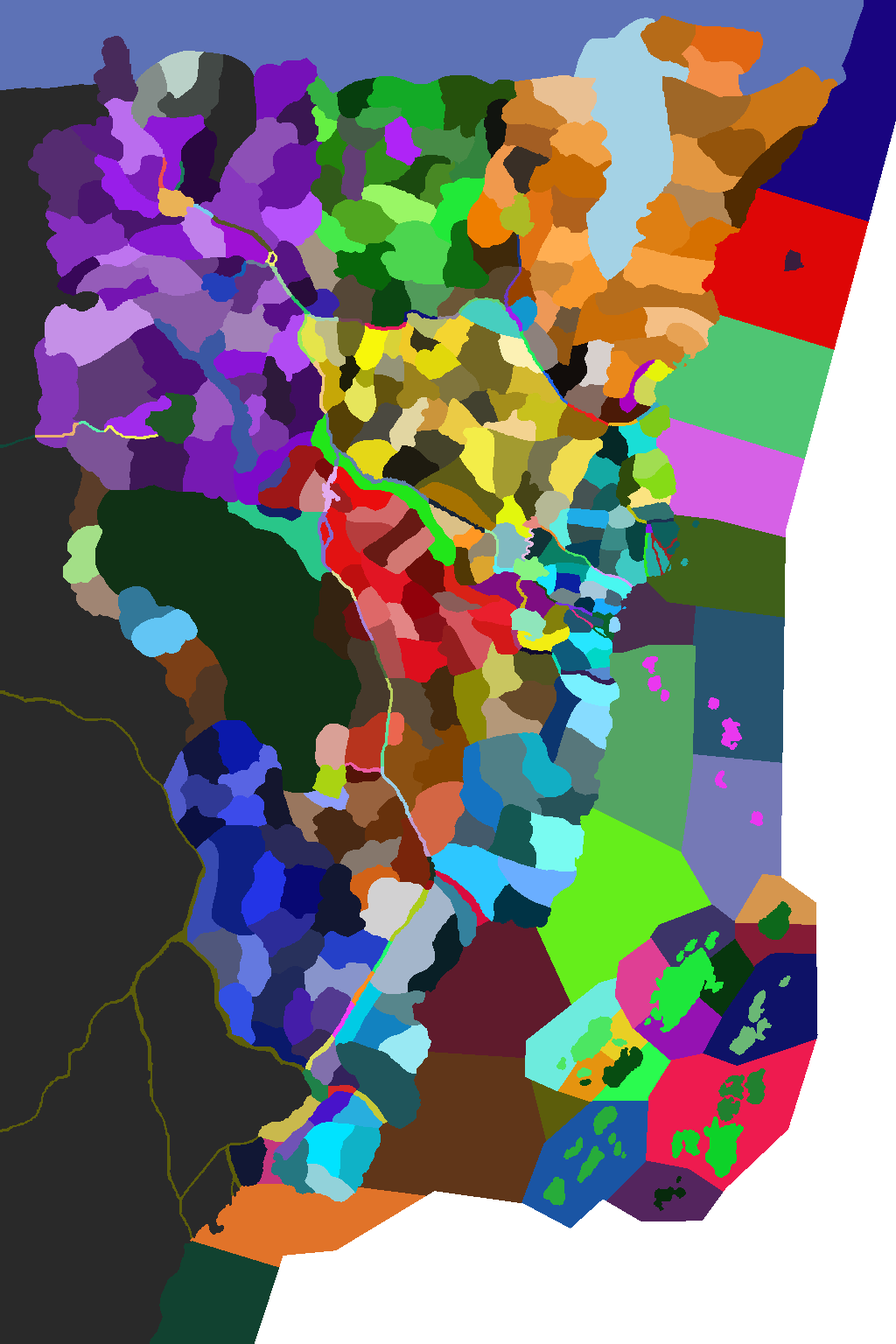
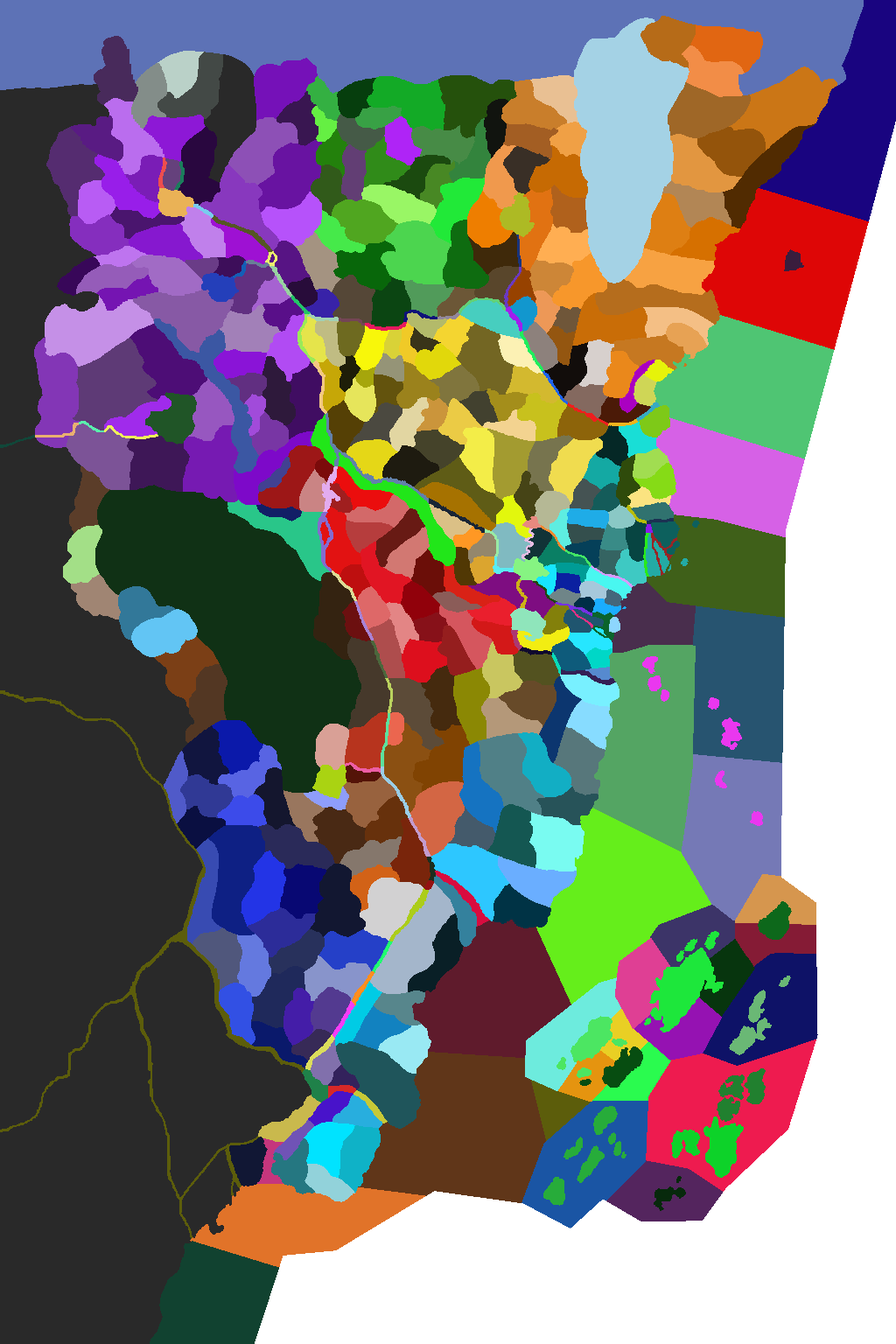
Two versions of the same layered image (896 x 1344). Layer-by-layer changes:
painted on "shinjo" over bbox(27, 129, 182, 278)
painted on "utaku" over bbox(127, 238, 130, 246)
painted on "bayushi" over bbox(362, 541, 410, 654)
painted on "yogo" over bbox(362, 525, 435, 580)
painted on "isawa" over bbox(573, 67, 685, 281)
painted on "asako" over bbox(573, 67, 646, 280)
painted on "shiba" over bbox(607, 191, 663, 284)
painted on "kaito" over bbox(672, 83, 685, 105)
painted on "forests" over bbox(573, 67, 685, 284)
painted on "mountains" over bbox(425, 525, 435, 546)
